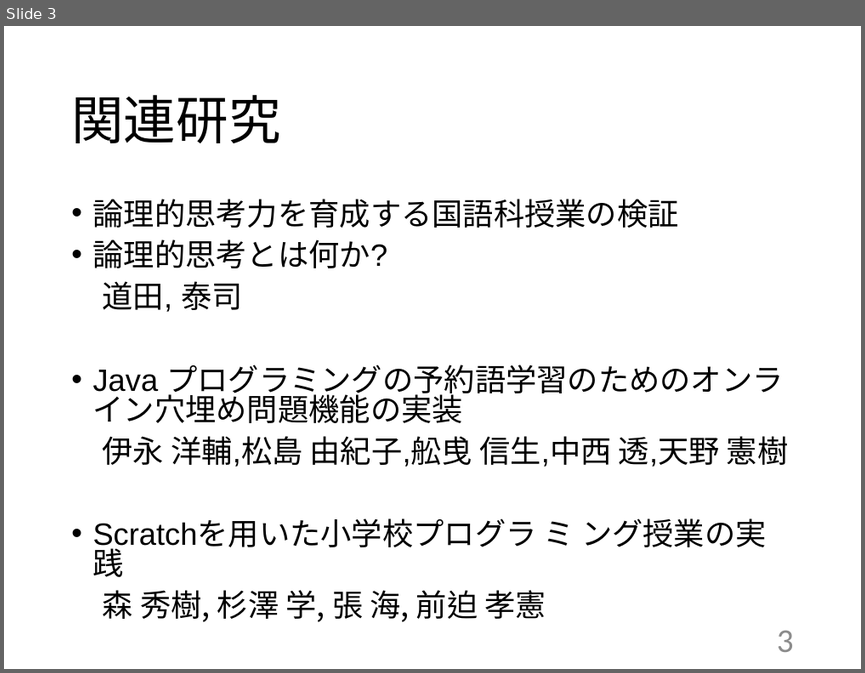
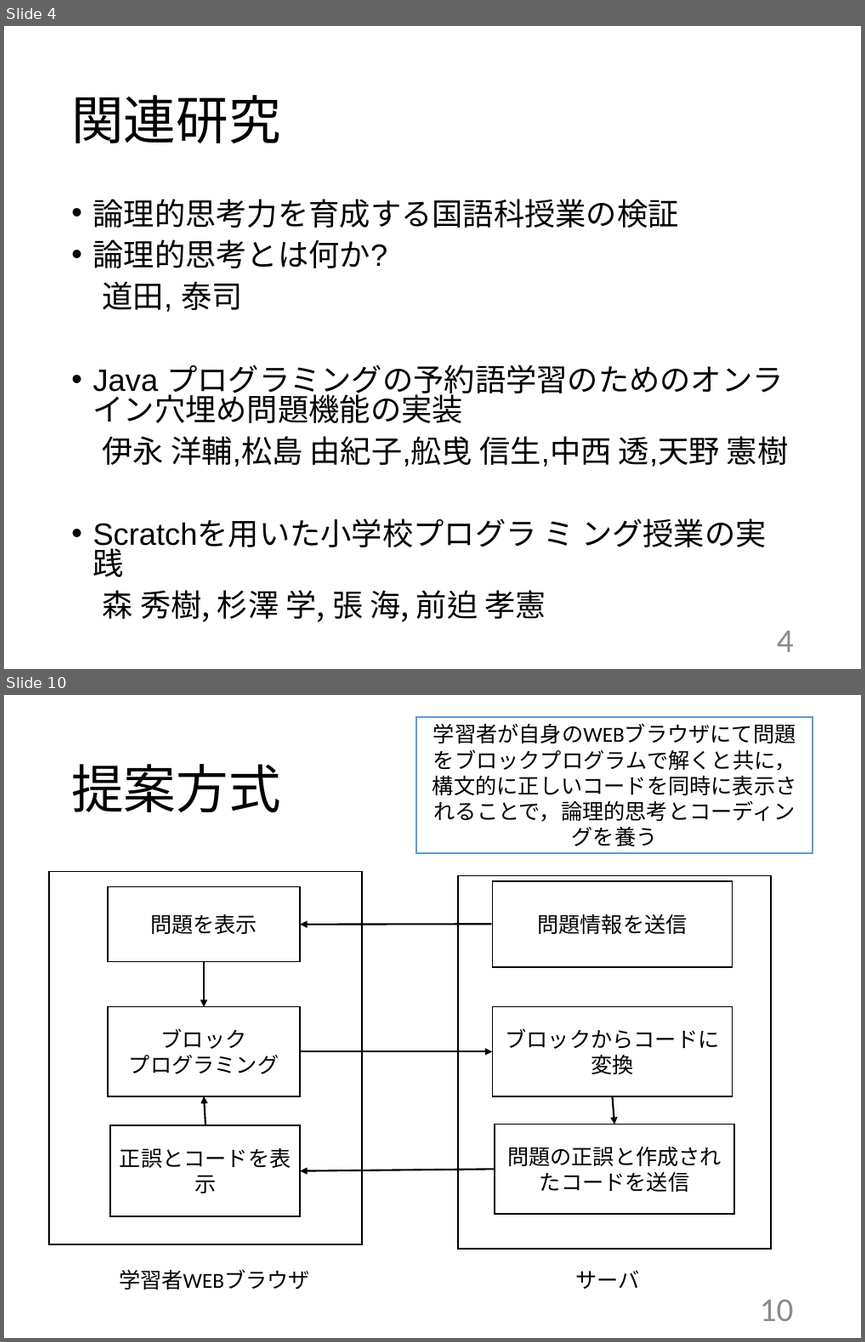
Before and after one commit to kait-takanolab/1821121-shimaoka-thesis, a slide deck: 1821121_shimaoka_tyuukan.pptx. Shown one above the other, each under a label of ours: slide 3 before the commit, slides 4 and 10 after it; the slides between them are not shown. The pictures are 865x673 and 865x1342 pixels, drawn with LibreOffice and Linux fonts; fonts in the diff are those of the drawing. Boxes give left, top, right and bottom in pixels: in the first picture for what was removed or moved away, otherwise in the second. Text is boxed around its words. In the diff, an @@ line names an element or a change of style, - is before the commit and + after.

```diff
--- a/1821121_shimaoka_tyuukan.pptx
+++ b/1821121_shimaoka_tyuukan.pptx
@@ slide 10 added at <box>4,695,861,1338</box>, background #FFFFFF @@
@@ rectangle added at <box>416,717,812,853</box>, fill #FFFFFF, outline #5B9BD5 1.5 pt, 18 pt, text #000000 @@
+学習者が自身のWEBブラウザにて問題をブロックプログラムで解くと共に，構文的に正しいコードを同時に表示されることで，論理的思考とコーディングを養う
@@ title added at <box>71,764,280,812</box>, 44 pt, text #000000 @@
+提案方式
@@ rectangle added at <box>49,872,362,1244</box>, fill #FFFFFF, outline #000000 1 pt @@
@@ rectangle added at <box>108,887,300,961</box>, fill #FFFFFF, outline #000000 1 pt, 18 pt, text #000000 @@
+問題を表示
@@ rectangle added at <box>458,876,771,1248</box>, fill #FFFFFF, outline #000000 1 pt @@
@@ rectangle added at <box>493,881,732,967</box>, fill #FFFFFF, outline #000000 1 pt, 18 pt, text #000000 @@
+問題情報を送信
@@ arrow added from (492, 924) to (300, 924), #000000 1.5 pt @@
@@ arrow added from (204, 961) to (204, 1007), #000000 1.5 pt @@
@@ rectangle added at <box>108,1007,300,1096</box>, fill #FFFFFF, outline #000000 1 pt, 18 pt, text #000000 @@
+ブロック
+プログラミング
@@ rectangle added at <box>493,1007,732,1096</box>, fill #FFFFFF, outline #000000 1 pt, 18 pt, text #000000 @@
+ブロックからコードに変換
@@ arrow added from (300, 1051) to (493, 1051), #000000 1.5 pt @@
@@ arrow added from (205, 1124) to (204, 1096), #000000 1.5 pt @@
@@ arrow added from (613, 1096) to (614, 1124), #000000 1.5 pt @@
@@ rectangle added at <box>110,1125,300,1216</box>, fill #FFFFFF, outline #000000 1 pt, 18 pt, text #000000 @@
+正誤とコードを表示
@@ rectangle added at <box>494,1124,734,1213</box>, fill #FFFFFF, outline #000000 1 pt, 18 pt, text #000000 @@
+問題の正誤と作成されたコードを送信
@@ arrow added from (494, 1168) to (300, 1170), #000000 1.5 pt @@
@@ text added at <box>119,1269,310,1289</box>, 18 pt, text #000000 @@
+学習者WEBブラウザ
@@ text added at <box>575,1270,639,1288</box>, 18 pt, text #000000 @@
+サーバ
@@ page number added at <box>760,1299,794,1321</box>, 28 pt, text #8C8C8C @@
+10
@@ what was slide 3 is now slide 4 @@
@@ page number at <box>777,630,794,652</box>: text changed @@
-3
+4
```
Also in this commit, not shown: 7 slides changed, 1 other slide added, 1 slide removed.
